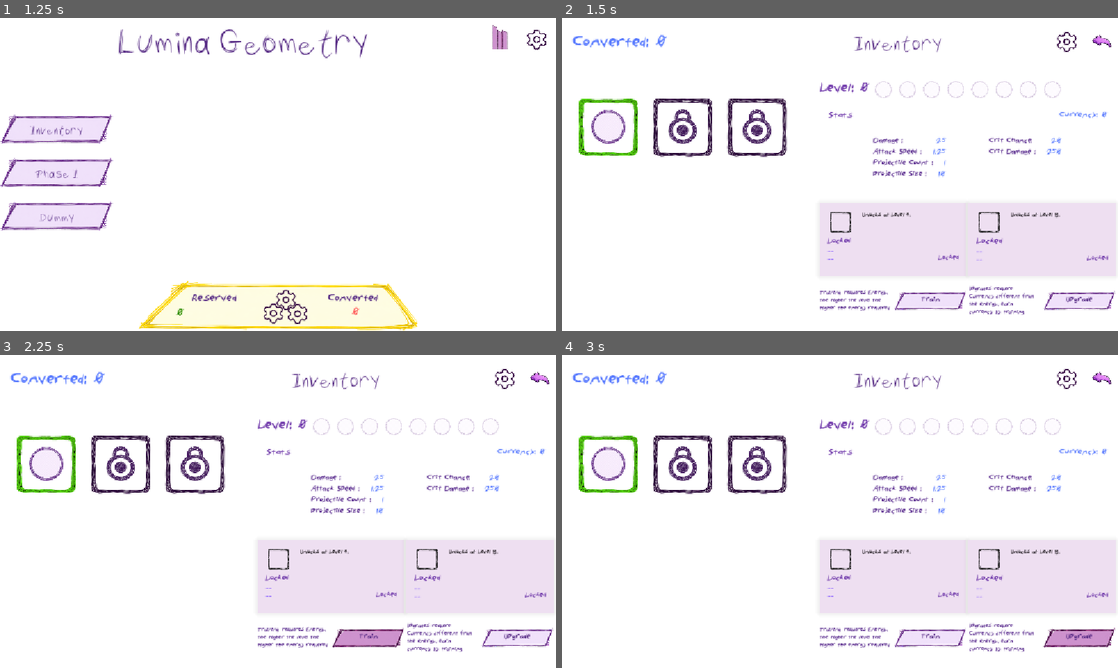
Above: before the commit, frames 1-4 (two rows, left to right).
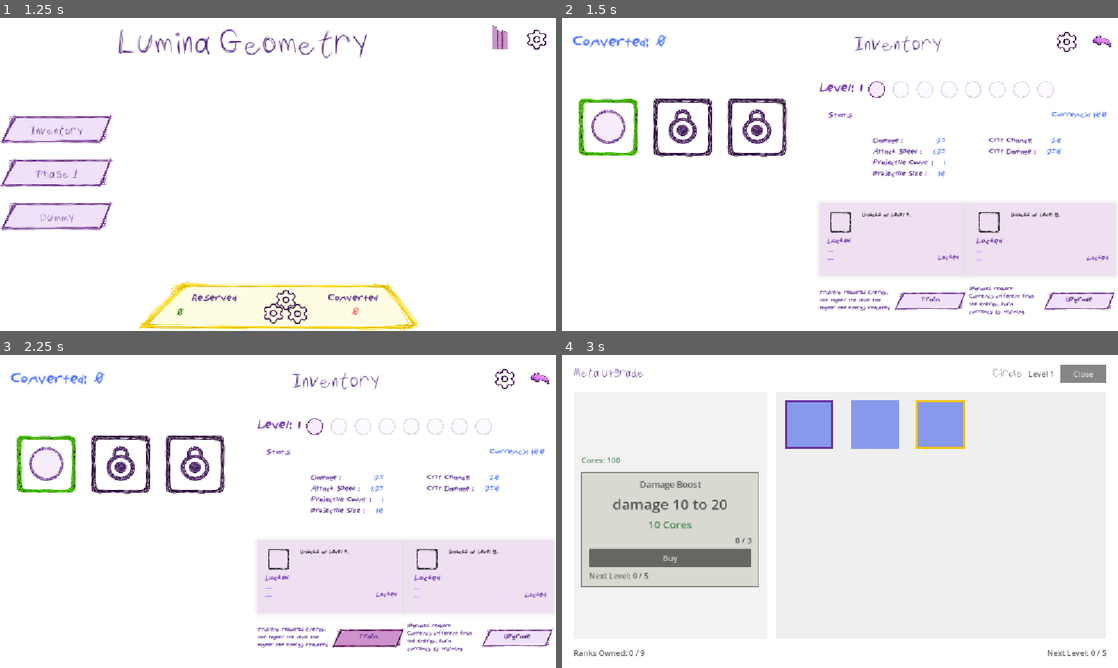
Above: after the commit, the same moments.

Repository: bharadwajaaniseti/lumina-geometry
Game: Godot game, scene res://scenes/menu/Menu.tscn
The game is run twice, just before and just after one commit, with the same random seed, the same clock (stepped at 60 frames per second) and the same inputs.
Inputs (mouse positions are in pixels of both pictures, inside the frame that each line leads up to):
- Up to frame 1 (1.25 s): click (500, 39) at 0.5 s
- Up to frame 2 (1.5 s): click "Inventory" at 1.25 s
- Up to frame 3 (2.25 s): click "Train" at 2 s
- Up to frame 4 (3 s): click "Upgrade" at 2.75 s

Frame 1 is identical in both runs. In frame 2, 0.6% of the frame differs, in the area x 53-97%, y 20-32%; in frame 3, 0.6%; in frame 4, 22%, in the area x 1-100%, y 3-97%.

Commit message:
working upgrade tree

Diff:
--- /dev/null
+++ b/data/meta_trees/circle_meta_tree.tres
@@ -0,0 +1,46 @@
+[gd_resource type="Resource" script_class="ShapeMetaTreeDef" format=3 uid="uid://by6qduffqat7t"]
+
+[ext_resource type="Script" uid="uid://cihf305arrf0r" path="res://scripts/ui/meta/meta_upgrade_node_def.gd" id="1_p3kmq"]
+[ext_resource type="Script" uid="uid://cwrgiwo25400f" path="res://scripts/ui/meta/shape_meta_tree_def.gd" id="2_445il"]
+
+[sub_resource type="Resource" id="Resource_p3kmq"]
+script = ExtResource("1_p3kmq")
+id = &"circle_damage_1"
+title = "Damage Boost"
+description = "Increases Circle damage.	"
+cost_per_rank = 5
+stat_key = &"damage"
+base_value = 10.0
+value_per_rank = 5.0
+metadata/_custom_type_script = "uid://cihf305arrf0r"
+
+[sub_resource type="Resource" id="Resource_gpif3"]
+script = ExtResource("1_p3kmq")
+id = &"circle_attack_speed_1"
+title = "Attack Speed"
+description = "Increases Circle attack speed."
+base_cost_cores = 12
+cost_per_rank = 6
+stat_key = &"atttack_speed"
+base_value = 5.0
+value_per_rank = 2.5
+metadata/_custom_type_script = "uid://cihf305arrf0r"
+
+[sub_resource type="Resource" id="Resource_445il"]
+script = ExtResource("1_p3kmq")
+id = &"circle_crit_special"
+title = "circle_crit_special"
+description = "Critical Core"
+base_cost_cores = 20
+cost_per_rank = 10
+stat_key = &"crit_chance"
+base_value = 3.0
+value_per_rank = 2.0
+highlight_border = true
+metadata/_custom_type_script = "uid://cihf305arrf0r"
+
+[resource]
+script = ExtResource("2_445il")
+shape_id = &"circle"
+nodes = Array[ExtResource("1_p3kmq")]([SubResource("Resource_p3kmq"), SubResource("Resource_gpif3"), SubResource("Resource_445il")])
+metadata/_custom_type_script = "uid://cwrgiwo25400f"
--- a/scenes/inventory/InventoryShapeSlot.tscn
+++ b/scenes/inventory/InventoryShapeSlot.tscn
@@ -3,8 +3,7 @@
 [ext_resource type="Texture2D" uid="uid://chx7j5oqt85gm" path="res://assets/sprites/ui/InventoryPanel 150x150.png" id="1_utvir"]
 [ext_resource type="Texture2D" uid="uid://bb4ya3vqtendw" path="res://assets/sprites/ui/InventoryPanel Selected 150x150.png" id="2_7738a"]
 [ext_resource type="Texture2D" uid="uid://b4f3bm1e2bb0x" path="res://assets/sprites/ui/InventoryPanel Hover 150x150.png" id="3_dhmlp"]
-[ext_resource type="Script" uid="uid://7m5o1rltxeep" path="res://Scripts/main/inventory_shape_slot.gd" id="4_utvir"]
-[ext_resource type="Texture2D" uid="uid://qeyrbeivacqb" path="res://assets/sprites/ui/Inventory Shapes/Circle.png" id="5_7738a"]
+[ext_resource type="Script" uid="uid://7m5o1rltxeep" path="res://scripts/main/inventory_shape_slot.gd" id="4_utvir"]
 
 [node name="InventoryShapeSlot" type="TextureButton" unique_id=983947053]
 custom_minimum_size = Vector2(150, 150)
@@ -24,6 +23,5 @@
 anchor_bottom = 0.5
 grow_horizontal = 2
 grow_vertical = 2
-texture = ExtResource("5_7738a")
 expand_mode = 1
 stretch_mode = 5
--- a/scenes/inventory/inventory.tscn
+++ b/scenes/inventory/inventory.tscn
@@ -6,6 +6,7 @@
 [ext_resource type="Texture2D" uid="uid://bi0wtuhn546sb" path="res://assets/sprites/ui/Lock 100x100.png" id="3_fxt6q"]
 [ext_resource type="FontFile" uid="uid://b52nimiwgwkwt" path="res://assets/fonts/ScribblesJE.ttf" id="4_e5gw1"]
 [ext_resource type="FontFile" uid="uid://nugkt67ugfgw" path="res://assets/fonts/scruf/Scruf-Regular.ttf" id="5_7ho5a"]
+[ext_resource type="Resource" uid="uid://by6qduffqat7t" path="res://data/meta_trees/circle_meta_tree.tres" id="5_rbxbx"]
 [ext_resource type="Script" uid="uid://c4xlqs5ahs7ps" path="res://scripts/ui/settings_button.gd" id="6_oi3jh"]
 [ext_resource type="Texture2D" uid="uid://tjcnawoupssl" path="res://assets/sprites/ui/settings/Settings.png" id="7_bp57h"]
 [ext_resource type="Texture2D" uid="uid://dcqtscim0dk1h" path="res://assets/sprites/ui/Back.png" id="8_yqubg"]
@@ -16,8 +17,10 @@
 [ext_resource type="Texture2D" uid="uid://b1wwpk0mjsabm" path="res://assets/sprites/ui/panels/150x40 hover.png" id="18_wu2ic"]
 [ext_resource type="Texture2D" uid="uid://c0pngnr2sqmfs" path="res://assets/sprites/ui/panels/150x40 disabled.png" id="19_40h52"]
 [ext_resource type="Texture2D" uid="uid://c4yu5aed7pl7a" path="res://assets/sprites/ui/Lock.png" id="20_mu56c"]
+[ext_resource type="PackedScene" uid="uid://bmmadi7yv0ubp" path="res://scenes/ui/meta_tree/MetaTreeScreen.tscn" id="21_0tixx"]
 [ext_resource type="Texture2D" uid="uid://dmt83ydjregec" path="res://assets/sprites/ui/panels/234x62 normal panel.png" id="21_4ix84"]
 [ext_resource type="Texture2D" uid="uid://mxucunid4760" path="res://assets/sprites/ui/panels/234x62 pressed.png" id="22_846fm"]
+[ext_resource type="PackedScene" uid="uid://clus4u70l0src" path="res://scenes/ui/meta_tree/MetaUpgradeBlock.tscn" id="22_no80g"]
 [ext_resource type="Texture2D" uid="uid://dorvh7vwjw2cd" path="res://assets/sprites/ui/panels/234x62 hover.png" id="23_u4p5d"]
 [ext_resource type="Texture2D" uid="uid://c5h4n8js5od68" path="res://assets/sprites/ui/panels/234x62 disabled.png" id="24_vxai2"]
 
@@ -40,6 +43,9 @@
 inventory_db = ExtResource("2_5q4ag")
 locked_icon = ExtResource("3_fxt6q")
 slot_scene = ExtResource("2_fxt6q")
+meta_tree_defs = {
+"circle": ExtResource("5_rbxbx")
+}
 
 [node name="Background" type="ColorRect" parent="." unique_id=2028733034]
 layout_mode = 1
@@ -745,5 +751,9 @@
 horizontal_alignment = 1
 vertical_alignment = 1
 
+[node name="MetaTreeScreen" parent="." unique_id=768639228 instance=ExtResource("21_0tixx")]
+layout_mode = 1
+block_scene = ExtResource("22_no80g")
+
 [connection signal="pressed" from="SafeMargin/MainVBox/TopBar2/SettingsWrap/SettingsButton" to="SafeMargin/MainVBox/TopBar2/SettingsWrap" method="_on_settings_button_pressed"]
 [connection signal="pressed" from="SafeMargin/MainVBox/TopBar2/BackWrap/BackButton" to="." method="_on_back_button_pressed"]
--- a/scenes/ui/meta_tree/MetaTreeScreen.tscn
+++ b/scenes/ui/meta_tree/MetaTreeScreen.tscn
@@ -99,7 +99,7 @@
 horizontal_alignment = 2
 vertical_alignment = 1
 
-[node name="Close" type="Button" parent="MainPanel/Margin/VBoxRoot/TopBar" unique_id=371434512]
+[node name="CloseButton" type="Button" parent="MainPanel/Margin/VBoxRoot/TopBar" unique_id=371434512]
 custom_minimum_size = Vector2(96, 38)
 layout_mode = 2
 theme_override_styles/normal = SubResource("StyleBoxFlat_hjhfj")
@@ -113,7 +113,7 @@
 theme_override_constants/separation = 20
 
 [node name="LeftInfoPanel" type="PanelContainer" parent="MainPanel/Margin/VBoxRoot/ContentRow" unique_id=1988064500]
-custom_minimum_size = Vector2(300, 0)
+custom_minimum_size = Vector2(400, 0)
 layout_mode = 2
 theme_override_styles/panel = SubResource("StyleBoxFlat_v5kre")
 
--- a/scripts/main/inventory.gd
+++ b/scripts/main/inventory.gd
@@ -6,6 +6,14 @@
 @export var inventory_db: InventoryShapeDB
 @export var locked_icon: Texture2D
 @export var slot_scene: PackedScene
+
+# Map shape id -> ShapeMetaTreeDef resource
+# Example in inspector:
+# {
+#   "circle": preload("res://data/meta/circle_meta_tree.tres"),
+#   "triangle": preload("res://data/meta/triangle_meta_tree.tres")
+# }
+@export var meta_tree_defs: Dictionary = {}
 
 var _selected_slot_index: int = 0
 
@@ -52,6 +60,9 @@
 @onready var locked_phase_button: TextureButton = $SafeMargin/MainVBox/ContentRow/RightPanel/Locked/Control/MarginContainer/VBoxContainer/InventoryBtnWrap
 @onready var locked_phase_button_label: Label = $SafeMargin/MainVBox/ContentRow/RightPanel/Locked/Control/MarginContainer/VBoxContainer/InventoryBtnWrap/Label
 
+# Add MetaTreeScreen as a child somewhere in this scene, then point this path to it.
+@onready var meta_tree_screen: MetaTreeScreen = $MetaTreeScreen
+
 
 func _ready() -> void:
 	if inventory_db == null:
@@ -63,7 +74,7 @@
 	_connect_signals()
 	_refresh_energy_label()
 	_build_slot_nodes()
-
+	Game_State.add_shape_cores("circle", 100)
 	if inventory_db.size() > 0:
 		_select_slot(0)
 	else:
@@ -93,6 +104,13 @@
 	if not Game_State.changed.is_connected(_on_game_state_changed):
 		Game_State.changed.connect(_on_game_state_changed)
 
+	if meta_tree_screen != null:
+		if not meta_tree_screen.closed.is_connected(_on_meta_tree_closed):
+			meta_tree_screen.closed.connect(_on_meta_tree_closed)
+
+		if not meta_tree_screen.shape_level_changed.is_connected(_on_meta_tree_shape_level_changed):
+			meta_tree_screen.shape_level_changed.connect(_on_meta_tree_shape_level_changed)
+
 
 func _build_slot_nodes() -> void:
 	_slot_buttons.clear()
@@ -110,20 +128,20 @@
 			continue
 
 		var raw_slot: Node = slot_scene.instantiate()
-
 		var slot: InventoryShapeSlot = raw_slot as InventoryShapeSlot
+
 		if slot == null:
 			push_error("Failed to cast instantiated slot to InventoryShapeSlot.")
 			continue
 
+		if not slot.slot_pressed.is_connected(_on_slot_button_pressed):
+			slot.slot_pressed.connect(_on_slot_button_pressed)
+
+		shape_grid.add_child(slot)
+
 		var tex: Texture2D = def.icon_texture if _is_shape_unlocked(def) else locked_icon
 		slot.setup(i, tex, not _is_shape_unlocked(def))
 
-		if not slot.slot_pressed.is_connected(_on_slot_button_pressed):
-			slot.slot_pressed.connect(_on_slot_button_pressed)
-
-		shape_grid.add_child(slot)
-		slot.setup(i, tex, not _is_shape_unlocked(def))
 		_slot_buttons.append(slot)
 
 
@@ -144,6 +162,7 @@
 
 	if _slot_buttons.size() != inventory_db.size():
 		_build_slot_nodes()
+		return
 
 	for i in range(_slot_buttons.size()):
 		var slot: InventoryShapeSlot = _slot_buttons[i]
@@ -194,14 +213,18 @@
 	locked_panel.visible = false
 
 	var shape_id: String = def.id.strip_edges().to_lower()
-	var shape_level: int = Game_State.get_shape_level(shape_id)
+
+	# Player-facing level: internal 0 becomes UI level 1.
+	var internal_level: int = Game_State.get_shape_level(shape_id)
+	var display_level: int = internal_level + 1
+
 	var shape_cores: int = Game_State.get_shape_cores(shape_id)
 
-	level_label.text = "Level: %d" % shape_level
-	_update_level_boxes(def, shape_level)
+	level_label.text = "Level: %d" % display_level
+	_update_level_boxes(def, display_level)
 	currency_label.text = "Currency: %d" % shape_cores
 
-	damage_value.text = _fmt_number(_get_scaled_damage(def, shape_level))
+	damage_value.text = _fmt_number(_get_scaled_damage(def, internal_level))
 	attack_speed_value.text = _fmt_number(def.attack_speed)
 	projectile_count_value.text = str(def.projectile_count)
 	projectile_size_value.text = _fmt_number(def.projectile_size)
@@ -283,9 +306,34 @@
 		box.modulate = Color(1, 1, 1, 1) if i < level else Color(1, 1, 1, 0.22)
 
 
-func _get_scaled_damage(def: InventoryShapeDef, shape_level: int) -> float:
+func _get_scaled_damage(def: InventoryShapeDef, internal_shape_level: int) -> float:
 	var bonus_per_level: float = 0.10
-	return def.damage * (1.0 + (bonus_per_level * float(shape_level)))
+	return def.damage * (1.0 + (bonus_per_level * float(internal_shape_level)))
+
+
+func _get_selected_shape_def() -> InventoryShapeDef:
+	if inventory_db == null:
+		return null
+
+	if _selected_slot_index < 0 or _selected_slot_index >= inventory_db.size():
+		return null
+
+	return inventory_db.get_shape(_selected_slot_index)
+
+
+func _get_meta_tree_def_for_shape(shape_id: String) -> ShapeMetaTreeDef:
+	var key: String = shape_id.strip_edges().to_lower()
+	if key == "":
+		return null
+
+	if not meta_tree_defs.has(key):
+		return null
+
+	var value = meta_tree_defs.get(key)
+	if value is ShapeMetaTreeDef:
+		return value
+
+	return null
 
 
 func _on_slot_button_pressed(index: int) -> void:
@@ -293,7 +341,7 @@
 
 
 func _on_train_button_pressed() -> void:
-	var def: InventoryShapeDef = inventory_db.get_shape(_selected_slot_index)
+	var def: InventoryShapeDef = _get_selected_shape_def()
 	if def == null:
 		return
 
@@ -309,19 +357,33 @@
 
 
 func _on_upgrade_button_pressed() -> void:
-	var def: InventoryShapeDef = inventory_db.get_shape(_selected_slot_index)
+	var def: InventoryShapeDef = _get_selected_shape_def()
 	if def == null:
-		return
-
-	if def.upgrade_scene.strip_edges() == "":
-		push_warning("Upgrade scene not set yet for shape: %s" % def.id)
-		return
-
-	if not ResourceLoader.exists(def.upgrade_scene):
-		push_warning("Upgrade scene does not exist: %s" % def.upgrade_scene)
-		return
-
-	get_tree().change_scene_to_file(def.upgrade_scene)
+		print("UPGRADE: selected shape def is null")
+		return
+
+	print("UPGRADE: selected shape = ", def.id)
+
+	if not _is_shape_unlocked(def):
+		print("UPGRADE: shape is locked")
+		return
+
+	if meta_tree_screen == null:
+		print("UPGRADE: MetaTreeScreen node is missing")
+		push_warning("MetaTreeScreen node is missing from Inventory scene.")
+		return
+
+	print("UPGRADE: MetaTreeScreen found = ", meta_tree_screen.name)
+
+	var tree_def: ShapeMetaTreeDef = _get_meta_tree_def_for_shape(def.id)
+	if tree_def == null:
+		print("UPGRADE: no ShapeMetaTreeDef for shape = ", def.id)
+		push_warning("No ShapeMetaTreeDef assigned for shape: %s" % def.id)
+		return
+
+	print("UPGRADE: opening meta tree for = ", tree_def.shape_id)
+	meta_tree_screen.open_for_shape(def, tree_def)
+	print("UPGRADE: meta tree visible = ", meta_tree_screen.visible)
 
 
 func _on_locked_phase_button_pressed() -> void:
@@ -341,6 +403,20 @@
 		_show_locked_fallback()
 
 
+func _on_meta_tree_closed() -> void:
+	if inventory_db != null and inventory_db.size() > 0:
+		_select_slot(_selected_slot_index)
+
+
+func _on_meta_tree_shape_level_changed(shape_id: StringName, new_level: int) -> void:
+	var def: InventoryShapeDef = _get_selected_shape_def()
+	if def == null:
+		return
+
+	if def.id.strip_edges().to_lower() == str(shape_id).strip_edges().to_lower():
+		_select_slot(_selected_slot_index)
+
+
 func _fmt_number(value: float) -> String:
 	if abs(value - round(value)) < 0.001:
 		return str(int(round(value)))
@@ -352,5 +428,8 @@
 
 
 func _unhandled_input(event: InputEvent) -> void:
+	if meta_tree_screen != null and meta_tree_screen.visible:
+		return
+
 	if event.is_action_pressed("ui_cancel"):
 		get_tree().change_scene_to_file(menu_scene)
--- a/scripts/ui/meta/meta_tree_screen.gd
+++ b/scripts/ui/meta/meta_tree_screen.gd
@@ -20,7 +20,7 @@
 @onready var hover_node_owned: Label = $MainPanel/Margin/VBoxRoot/ContentRow/LeftInfoPanel/LeftMargin/LeftVBox/HoverNodeCard/CardMargin/CardVBox/HoverNodeOwned
 @onready var buy_button: Button = $MainPanel/Margin/VBoxRoot/ContentRow/LeftInfoPanel/LeftMargin/LeftVBox/HoverNodeCard/CardMargin/CardVBox/BuyButton
 
-@onready var progress_label: Label = $MainPanel/Margin/VBoxRoot/ContentRow/LeftInfoPanel/LeftMargin/LeftVBox/ProgressLabel
+@onready var progress_label: Label = $MainPanel/Margin/VBoxRoot/ContentRow/LeftInfoPanel/LeftMargin/LeftVBox/HoverNodeCard/CardMargin/CardVBox/ProgressLabel
 @onready var upgrade_grid: GridContainer = $MainPanel/Margin/VBoxRoot/ContentRow/RightTreePanel/TreeMargin/UpgradeGrid
 
 @onready var nodes_owned_label: Label = $MainPanel/Margin/VBoxRoot/BottomBar/NodesOwnedLabel
@@ -41,6 +41,7 @@
 	_tree_def = tree_def
 	_selected_node = null
 	show()
+	move_to_front()
 	_rebuild()
 
 func _rebuild() -> void:
@@ -51,6 +52,10 @@
 
 	if _tree_def == null:
 		_clear_screen()
+		return
+
+	if block_scene == null:
+		push_error("MetaTreeScreen block_scene is not assigned.")
 		return
 
 	upgrade_grid.columns = max(_tree_def.columns, 1)
@@ -71,15 +76,14 @@
 		upgrade_grid.add_child(block)
 		block.custom_minimum_size = Vector2(100, 100)
 		block.setup(node_def, rank, available)
-		block.hovered.connect(_on_block_hovered)
 		block.pressed_node.connect(_on_block_pressed)
-		block.unhovered.connect(_on_block_unhovered)
 
 		_blocks[node_def.id] = block
 
 	if _selected_node == null and _tree_def.nodes.size() > 0:
 		_selected_node = _tree_def.nodes[0]
 
+	_update_block_selection_visuals()
 	_update_hover_card()
 	_update_progress()
 
@@ -89,7 +93,7 @@
 	core_label.text = "Cores: 0"
 	shape_preview.texture = null
 
-	hover_node_title.text = "Hover a node"
+	hover_node_title.text = "Select a node"
 	hover_node_effect.text = "-"
 	hover_node_cost.text = "-"
 	hover_node_owned.text = "-"
@@ -144,16 +148,10 @@
 
 	return true
 
-func _on_block_hovered(node_id: StringName) -> void:
-	_selected_node = _find_node_def(node_id)
-	_update_hover_card()
-
 func _on_block_pressed(node_id: StringName) -> void:
 	_selected_node = _find_node_def(node_id)
+	_update_block_selection_visuals()
 	_update_hover_card()
-
-func _on_block_unhovered() -> void:
-	pass
 
 func _find_node_def(node_id: StringName) -> MetaUpgradeNodeDef:
 	if _tree_def == null:
@@ -213,7 +211,7 @@
 
 func _update_hover_card() -> void:
 	if _selected_node == null or _tree_def == null:
-		hover_node_title.text = "Hover a node"
+		hover_node_title.text = "Select a node"
 		hover_node_effect.text = "-"
 		hover_node_cost.text = "-"
 		hover_node_owned.text = "-"
@@ -244,6 +242,18 @@
 		buy_button.text = "Buy"
 		buy_button.disabled = false
 
+func _update_block_selection_visuals() -> void:
+	for key in _blocks.keys():
+		var block: MetaUpgradeBlock = _blocks[key]
+		if block == null:
+			continue
+
+		var is_selected := false
+		if _selected_node != null:
+			is_selected = StringName(key) == _selected_node.id
+
+		block.set_selected(is_selected)
+
 func _on_buy_pressed() -> void:
 	if _selected_node == null or _tree_def == null:
 		return
@@ -290,7 +300,6 @@
 	if _tree_def == null:
 		return 1
 
-	# Player-facing level.
 	return Game_State.get_shape_level(str(_tree_def.shape_id)) + 1
 
 func _update_progress() -> void:
--- a/scripts/ui/meta/meta_upgrade_block.gd
+++ b/scripts/ui/meta/meta_upgrade_block.gd
@@ -1,8 +1,6 @@
 extends PanelContainer
 class_name MetaUpgradeBlock
 
-signal hovered(node_id: StringName)
-signal unhovered
 signal pressed_node(node_id: StringName)
 
 @onready var block_button: Button = $BlockButton
@@ -11,21 +9,22 @@
 @export var locked_color: Color = Color("AEBBEE")
 @export var available_color: Color = Color("8799EA")
 @export var maxed_color: Color = Color("5C75E6")
+
 @export var highlight_border_color: Color = Color("F2C300")
 @export var normal_border_color: Color = Color(0, 0, 0, 0)
 
-@export var hover_brightness: float = 0.08
+@export var selected_outline_color: Color = Color("6B2FA3")
+@export var selected_outline_width: int = 4
+
 @export var border_width: int = 0
 @export var highlight_border_width: int = 4
 
 var node_def: MetaUpgradeNodeDef
 var current_rank: int = 0
 var is_available: bool = false
-var is_hovered: bool = false
+var is_selected: bool = false
 
 func _ready() -> void:
-	block_button.mouse_entered.connect(_on_mouse_entered)
-	block_button.mouse_exited.connect(_on_mouse_exited)
 	block_button.pressed.connect(_on_pressed)
 
 func setup(def: MetaUpgradeNodeDef, rank: int, available: bool) -> void:
@@ -35,27 +34,38 @@
 	_update_rank_label()
 	_update_visual()
 
+func set_selected(selected: bool) -> void:
+	is_selected = selected
+	_update_visual()
+
 func _update_rank_label() -> void:
 	if node_def == null:
 		rank_label.visible = false
 		return
 
-	# Hidden for clean look. Turn on later if you want rank visible on block.
+	# Hidden for clean look. Turn on later if you want rank shown on the block itself.
 	rank_label.visible = false
 	rank_label.text = "%d/%d" % [current_rank, node_def.max_rank]
 
 func _update_visual() -> void:
 	var style := StyleBoxFlat.new()
-	style.bg_color = _get_final_fill_color()
+	style.bg_color = _get_base_fill_color()
 
 	var use_highlight := node_def != null and node_def.highlight_border
-	var bw := highlight_border_width if use_highlight else border_width
+	var base_bw := highlight_border_width if use_highlight else border_width
 
-	style.border_width_left = bw
-	style.border_width_top = bw
-	style.border_width_right = bw
-	style.border_width_bottom = bw
+	style.border_width_left = base_bw
+	style.border_width_top = base_bw
+	style.border_width_right = base_bw
+	style.border_width_bottom = base_bw
 	style.border_color = highlight_border_color if use_highlight else normal_border_color
+
+	if is_selected:
+		style.border_width_left = max(style.border_width_left, selected_outline_width)
+		style.border_width_top = max(style.border_width_top, selected_outline_width)
+		style.border_width_right = max(style.border_width_right, selected_outline_width)
+		style.border_width_bottom = max(style.border_width_bottom, selected_outline_width)
+		style.border_color = selected_outline_color
 
 	style.corner_radius_top_left = 0
 	style.corner_radius_top_right = 0
@@ -76,28 +86,6 @@
 
 	return locked_color
 
-func _get_final_fill_color() -> Color:
-	var c := _get_base_fill_color()
-
-	if is_hovered:
-		c.r = min(c.r + hover_brightness, 1.0)
-		c.g = min(c.g + hover_brightness, 1.0)
-		c.b = min(c.b + hover_brightness, 1.0)
-
-	return c
-
-func _on_mouse_entered() -> void:
-	is_hovered = true
-	_update_visual()
-
-	if node_def != null:
-		hovered.emit(node_def.id)
-
-func _on_mouse_exited() -> void:
-	is_hovered = false
-	_update_visual()
-	unhovered.emit()
-
 func _on_pressed() -> void:
 	if node_def != null:
 		pressed_node.emit(node_def.id)
